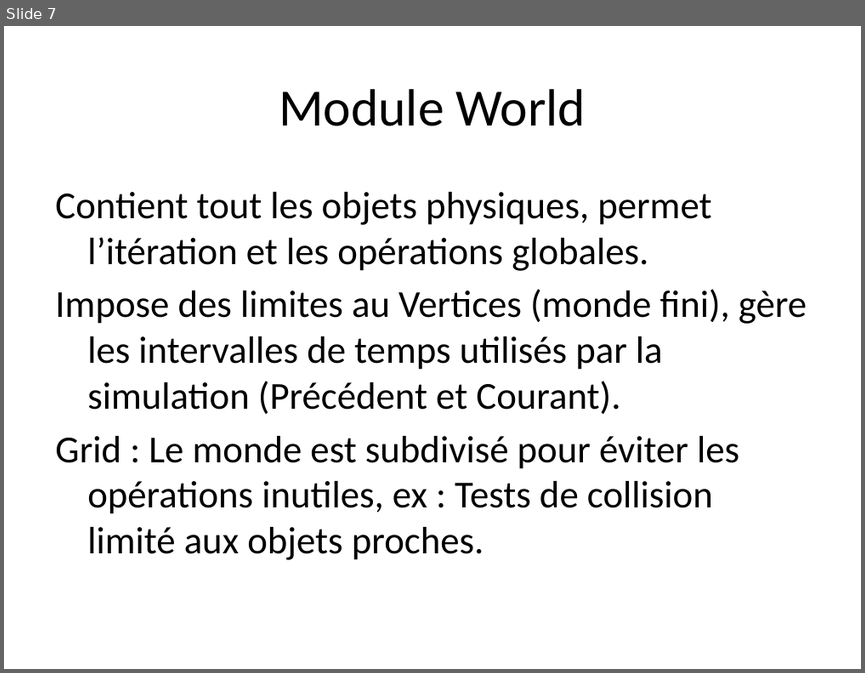
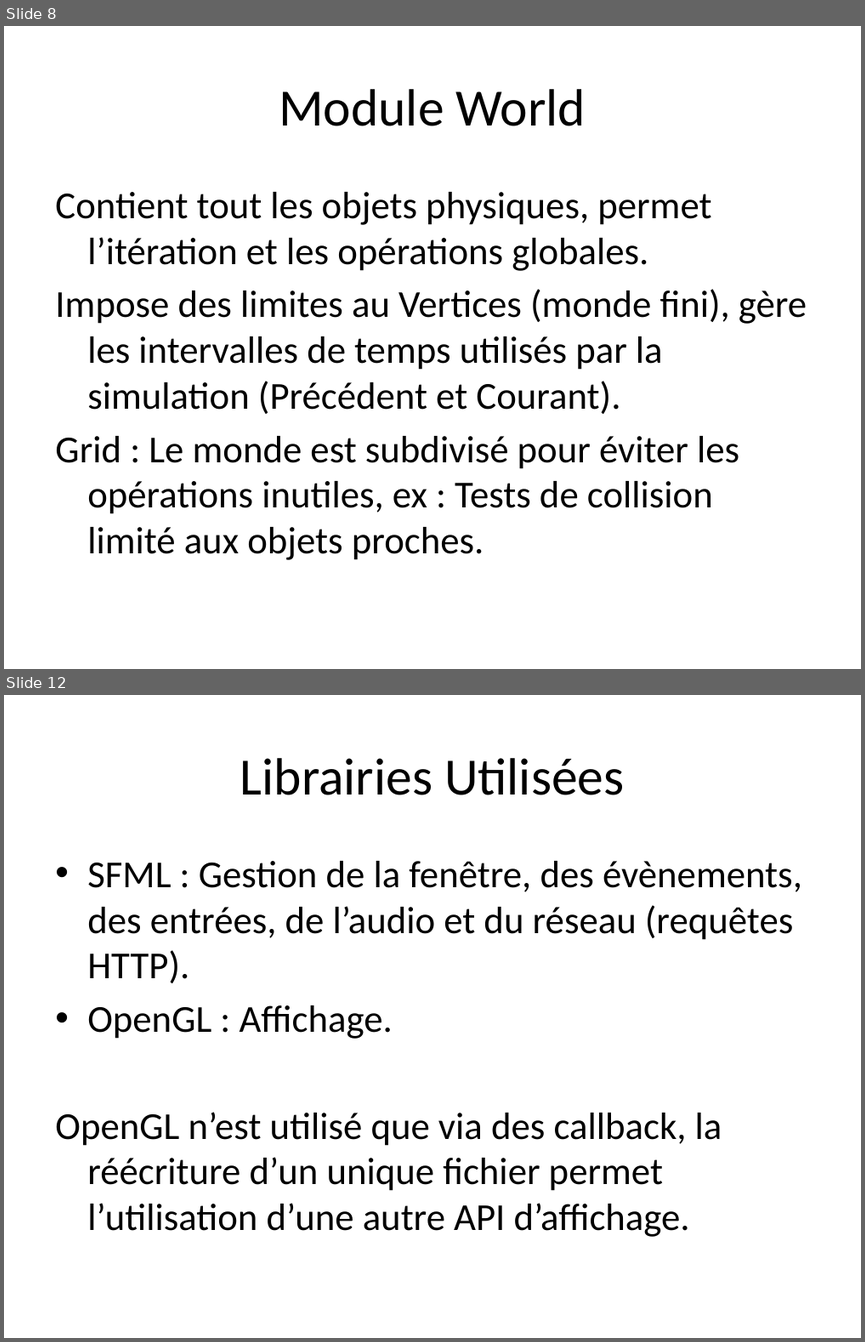
Before and after one commit to Senryoku/jump-n-run, a slide deck: Soutenance.pptx. Shown one above the other, each under a label of ours: slide 7 before the commit, slides 8 and 12 after it; the slides between them are not shown. The pictures are 865x673 and 865x1342 pixels, drawn with LibreOffice and Linux fonts; fonts in the diff are those of the drawing. Boxes give left, top, right and bottom in pixels: in the first picture for what was removed or moved away, otherwise in the second. Text is boxed around its words. In the diff, an @@ line names an element or a change of style, - is before the commit and + after.

```diff
--- a/Soutenance.pptx
+++ b/Soutenance.pptx
@@ slide 12 added at [4,695,861,1338], background #FFFFFF @@
@@ title added at [240,758,624,795], 44 pt, text #000000 @@
+Librairies Utilisées
@@ text added at [55,861,802,1236], 32 pt, text #000000 @@
+• SFML : Gestion de la fenêtre, des évènements, des entrées, de l’audio et du réseau (requêtes HTTP).
+• OpenGL : Affichage.
+OpenGL n’est utilisé que via des callback, la réécriture d’un unique fichier permet l’utilisation d’une autre API d’affichage.
@@ what was slide 7 is now slide 8 @@
```
Also in this commit, not shown: 1 slide changed, 3 other slides added.
